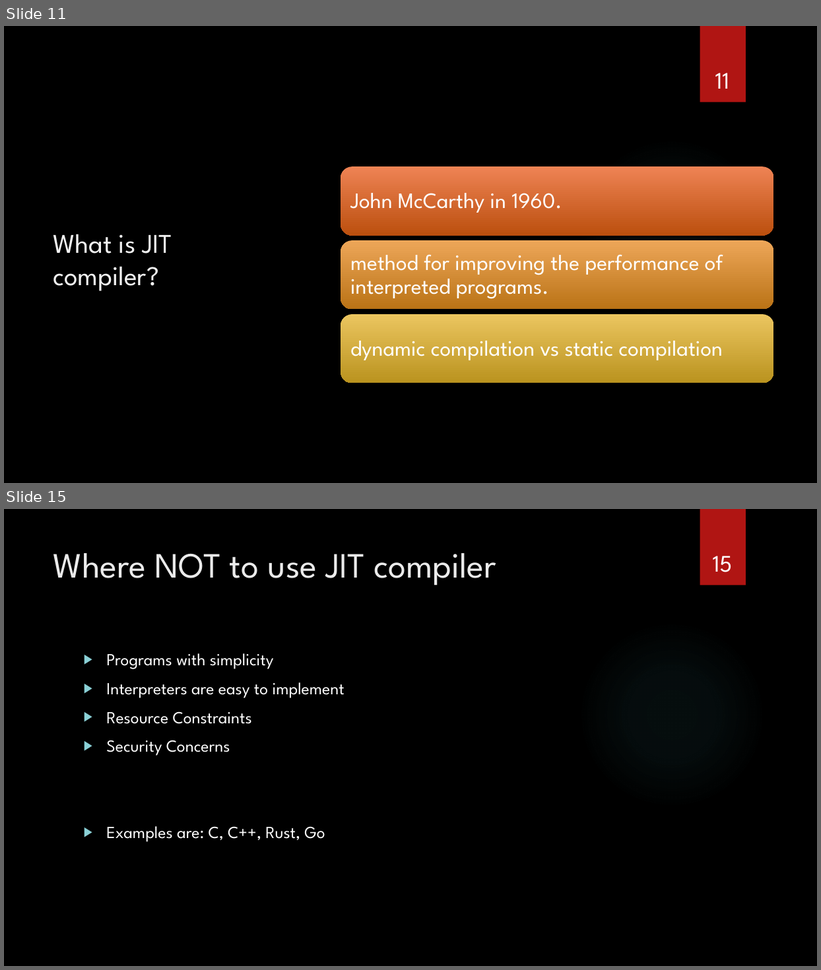
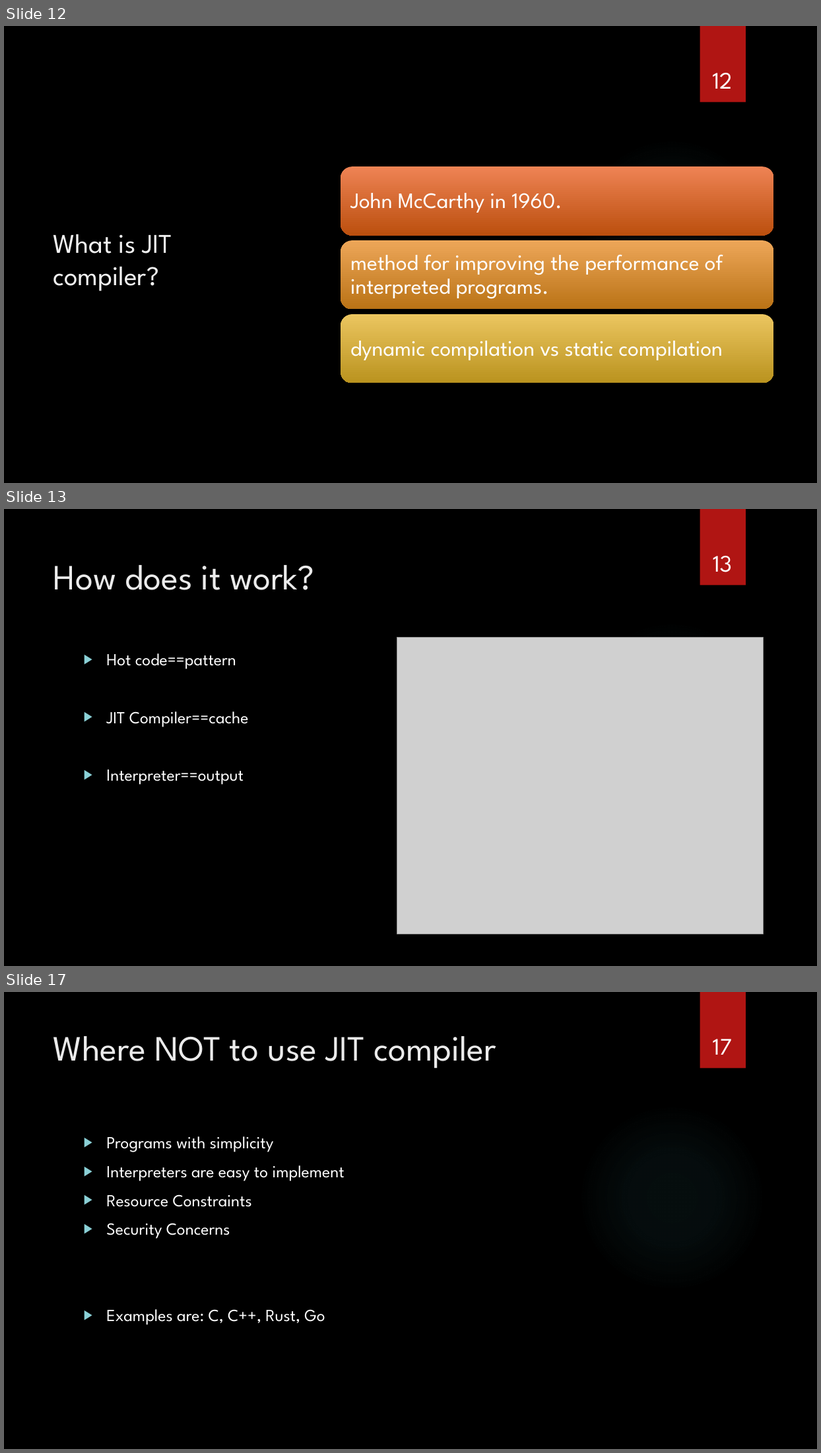
Before and after one commit to sebivenlo/esd-2024-jit-compiler, a slide deck: documents/presentation/presentation jit compiler.pptx. Shown one above the other, each under a label of ours: slides 11 and 15 before the commit, slides 12, 13 and 17 after it; the slides between them are not shown. The pictures are 821x970 and 821x1453 pixels, drawn with LibreOffice and Linux fonts; fonts in the diff are those of the drawing; grey boxes stand for pictures; background and template pictures are left out. Boxes give left, top, right and bottom in pixels: in the first picture for what was removed or moved away, otherwise in the second. Text is boxed around its words. In the diff, an @@ line names an element or a change of style, - is before the commit and + after.

```diff
--- a/documents/presentation/presentation jit compiler.pptx
+++ b/documents/presentation/presentation jit compiler.pptx
@@ slide 13 added at (x1=4, y1=509, x2=817, y2=966), background picture (left out); not listed: 2 template elements that a slide beside it also shows @@
@@ title added at (x1=54, y1=565, x2=314, y2=590), 42 pt, text #EBEBEB @@
+How does it work?
@@ page number added at (x1=713, y1=556, x2=732, y2=572), 28 pt, text #FFFFFF @@
+13
@@ picture added at (x1=397, y1=638, x2=764, y2=935) @@
@@ text added at (x1=106, y1=654, x2=249, y2=785), 20 pt, text #FFFFFF @@
+▶ Hot code==pattern
+▶ JIT Compiler==cache
+▶ Interpreter==output
@@ what was slide 11 is now slide 12 @@
@@ page number at (x1=712, y1=73, x2=732, y2=89): text changed @@
-11
+12
@@ what was slide 15 is now slide 17 @@
@@ page number at (x1=713, y1=1039, x2=732, y2=1055): text changed @@
-15
+17
```
Also in this commit, not shown: 3 slides changed, 2 other slides added.
